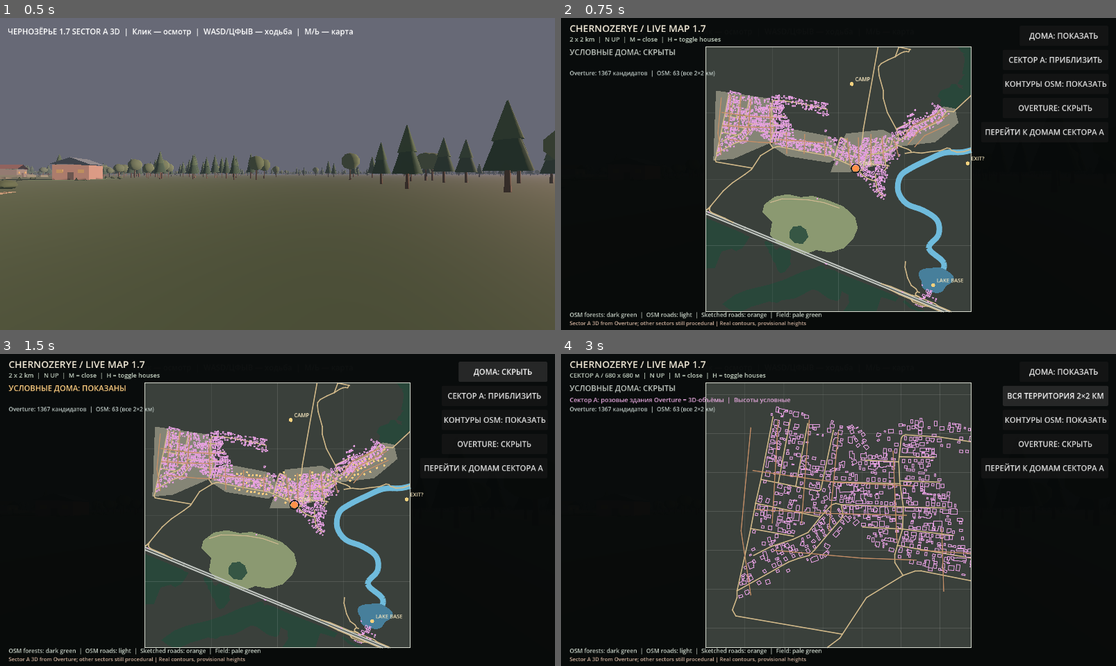
Above: before the commit, frames 1-4 (two rows, left to right).
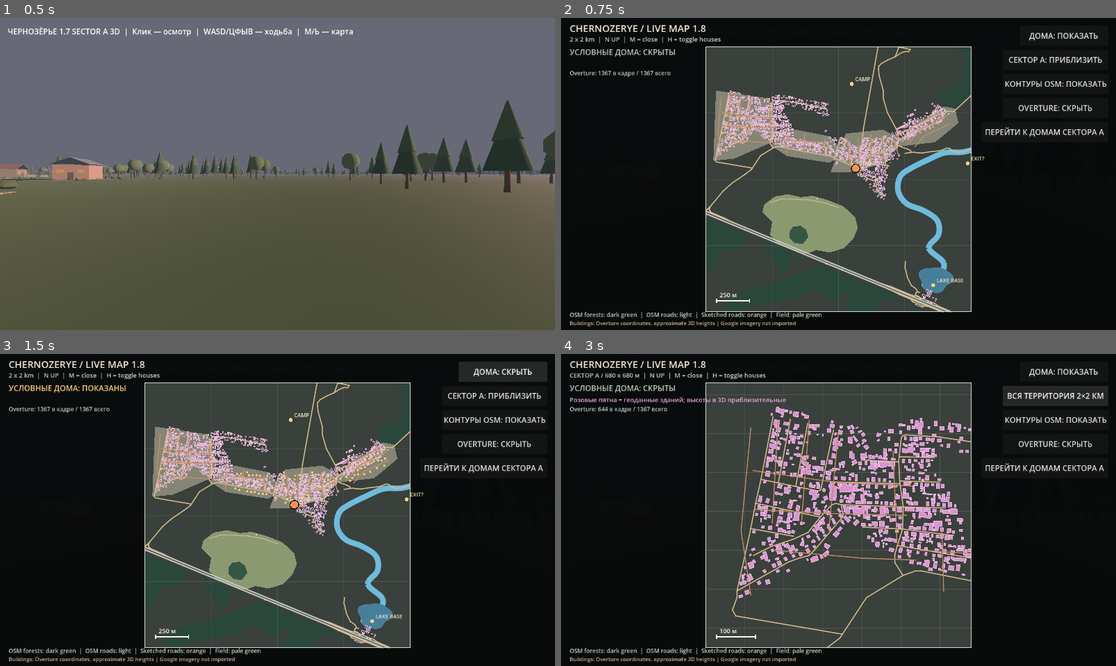
Above: after the commit, the same moments.

Repository: blacklambcult/chernozerye
Game: Godot game, scene res://main.tscn
Two runs of this game, one before a commit and one after it. Both use one fixed random seed, a clock stepped at 60 frames per second and the inputs below.
Inputs (mouse positions are in pixels of both pictures, inside the frame that each line leads up to):
- Up to frame 1 (0.5 s): no input
- Up to frame 2 (0.75 s): tap Enter at 0.5 s; move the mouse to (960, 158) at 0.52 s; hold D from 0.53 s (still down); tap M at 0.6 s; click (960, 158) at 0.67 s
- Up to frame 3 (1.5 s): tap Space at 0.77 s; release D at 1.25 s; click "ДОМА: ПОКАЗАТЬ" at 1.25 s
- Up to frame 4 (3 s): click "ДОМА: СКРЫТЬ" at 2 s; click "СЕКТОР A: ПРИБЛИЗИТЬ" at 2.75 s

Frame 1 is identical in both runs. In frame 2, 2.4% of the frame differs, in the area x 1-71%, y 2-99%; in frame 3, 2.4%; in frame 4, 6.4%, in the area x 1-74%, y 2-99%.

Commit message:
feat: readable 300m street zoom, filled footprint plans, counts and metric scale bar

Diff:
--- a/godot/live_map_v08.gd
+++ b/godot/live_map_v08.gd
@@ -10,6 +10,7 @@
 var show_houses := false
 var show_osm_buildings := false
 var sector_a_zoom := false
+var neighborhood_zoom := false
 
 func initialize(world_node: Node3D, geo_node: Node3D, player_node: Node3D, features: Array, overture: Array) -> void:
     world = world_node
@@ -31,9 +32,13 @@
             queue_redraw()
 
 func _view_center() -> Vector2:
+    if neighborhood_zoom:
+        return Vector2(-760.0, 360.0)
     return Vector2(-660.0, 390.0) if sector_a_zoom else Vector2.ZERO
 
 func _view_half() -> float:
+    if neighborhood_zoom:
+        return 150.0
     return 340.0 if sector_a_zoom else HALF
 
 func _in_view(p: Vector2) -> bool:
@@ -127,7 +132,7 @@
         for point in feature.get("points", []):
             forest_polygon.append(Vector2(float(point[0]), float(point[1])))
         _poly(forest_polygon, Color("#29473a"))
-    var tick_step := 100 if sector_a_zoom else 500
+    var tick_step := 50 if neighborhood_zoom else (100 if sector_a_zoom else 500)
     for tick in range(-1000, 1001, tick_step):
         _line(PackedVector2Array([Vector2(float(tick), -HALF), Vector2(float(tick), HALF)]), Color(1, 1, 1, 0.12), 1.0)
         _line(PackedVector2Array([Vector2(-HALF, float(tick)), Vector2(HALF, float(tick))]), Color(1, 1, 1, 0.12), 1.0)
@@ -165,9 +170,10 @@
         var kind: String = str(feature.get("tags", {}).get("highway", ""))
         var major := kind in ["trunk", "motorway", "primary"]
         _line(path, Color("#c0c5c0") if major else Color("#d3ba8a"), 3.0 if major else 2.0)
+    var visible_overbuilding_count := 0
     if show_overture_buildings:
-        # Overture building footprints: georeferenced independent open data.
-        # Styling is separate from unfinished OSM and generated placeholder layers.
+        # At neighbourhood scale, pale fills expose actual building footprints;
+        # at 2 km they are outlines to avoid unreadable overlapping pixels.
         for feature in overture_buildings:
             if not feature is Dictionary:
                 continue
@@ -175,10 +181,19 @@
             if shape_points.size() < 3:
                 continue
             var outline := PackedVector2Array()
+            var center := Vector2.ZERO
             for pt in shape_points:
-                outline.append(Vector2(float(pt[0]), float(pt[1])))
+                var p := Vector2(float(pt[0]), float(pt[1]))
+                outline.append(p)
+                center += p
+            center /= float(outline.size())
+            if not _in_view(center):
+                continue
+            visible_overbuilding_count += 1
+            if sector_a_zoom or neighborhood_zoom:
+                _poly(outline, Color("#d994cf"))
             outline.append(outline[0])
-            _line(outline, Color("#e6a0e2"), 1.3)
+            _line(outline, Color("#f1bee9"), 1.0 if not neighborhood_zoom else 1.8)
     if show_osm_buildings:
         # OSM outlines are real mapped contributions but can be outdated/incomplete.
         # Do not confuse them with the provisional yellow house layer.
@@ -217,13 +232,21 @@
             var p := _map_pos(player_map_pos)
             draw_circle(p, 7.0, Color("#ff9149"))
             draw_arc(p, 9.0, 0.0, TAU, 24, Color("#191d1b"), 2.0)
-    _text(Vector2(18, 29), "CHERNOZERYE / LIVE MAP 1.7", Color("#f2ead8"), 20)
-    var map_scale := "СЕКТОР A / 680 x 680 м" if sector_a_zoom else "2 x 2 km"
+    _text(Vector2(18, 29), "CHERNOZERYE / LIVE MAP 1.8", Color("#f2ead8"), 20)
+    var map_scale := "КВАРТАЛ СЕКТОРА A / 300 x 300 м" if neighborhood_zoom else ("СЕКТОР A / 680 x 680 м" if sector_a_zoom else "2 x 2 km")
     _text(Vector2(18, 49), map_scale + "  |  N UP  |  M = close  |  H = toggle houses", Color("#c2cfc0"))
     var house_status := "УСЛОВНЫЕ ДОМА: ПОКАЗАНЫ" if show_houses else "УСЛОВНЫЕ ДОМА: СКРЫТЫ"
     _text(Vector2(18, 77), house_status, Color("#ffce80") if show_houses else Color("#c0c7c0"), 16)
-    if sector_a_zoom:
-        _text(Vector2(18, 100), "Сектор A: розовые здания Overture = 3D-объёмы  |  Высоты условные", Color("#e7a9df"), 13)
-    _text(Vector2(18, 119), "Overture: " + str(overture_buildings.size()) + " кандидатов  |  OSM: 63 (все 2×2 км)", Color("#bdc9c5"), 12)
+    if sector_a_zoom or neighborhood_zoom:
+        _text(Vector2(18, 100), "Розовые пятна = геоданные зданий; высоты в 3D приблизительные", Color("#e7a9df"), 13)
+    _text(Vector2(18, 119), "Overture: " + str(visible_overbuilding_count) + " в кадре / " + str(overture_buildings.size()) + " всего", Color("#bdc9c5"), 12)
+    # Scale bar is tied to projected metres, not the screen width.
+    var ruler_m := 50.0 if neighborhood_zoom else (100.0 if sector_a_zoom else 250.0)
+    var ruler_px := (_map_pos(_view_center() + Vector2(ruler_m, 0.0)) - _map_pos(_view_center())).x
+    var ruler_y := se.y - 23.0
+    draw_line(Vector2(nw.x + 22.0, ruler_y), Vector2(nw.x + 22.0 + ruler_px, ruler_y), Color("#faf5e7"), 3.0)
+    draw_line(Vector2(nw.x + 22.0, ruler_y - 4.0), Vector2(nw.x + 22.0, ruler_y + 4.0), Color("#faf5e7"), 2.0)
+    draw_line(Vector2(nw.x + 22.0 + ruler_px, ruler_y - 4.0), Vector2(nw.x + 22.0 + ruler_px, ruler_y + 4.0), Color("#faf5e7"), 2.0)
+    _text(Vector2(nw.x + 28.0, ruler_y - 7.0), str(int(ruler_m)) + " м", Color("#faf5e7"), 13)
     _text(Vector2(18, size.y - 27), "OSM forests: dark green  |  OSM roads: light  |  Sketched roads: orange  |  Field: pale green", Color("#c9d3c8"), 12)
-    _text(Vector2(18, size.y - 10), "Sector A 3D from Overture; other sectors still procedural | Real contours, provisional heights", Color("#d3b4a0"), 11)
+    _text(Vector2(18, size.y - 10), "Buildings: Overture coordinates, approximate 3D heights | Google imagery not imported", Color("#d3b4a0"), 11)
